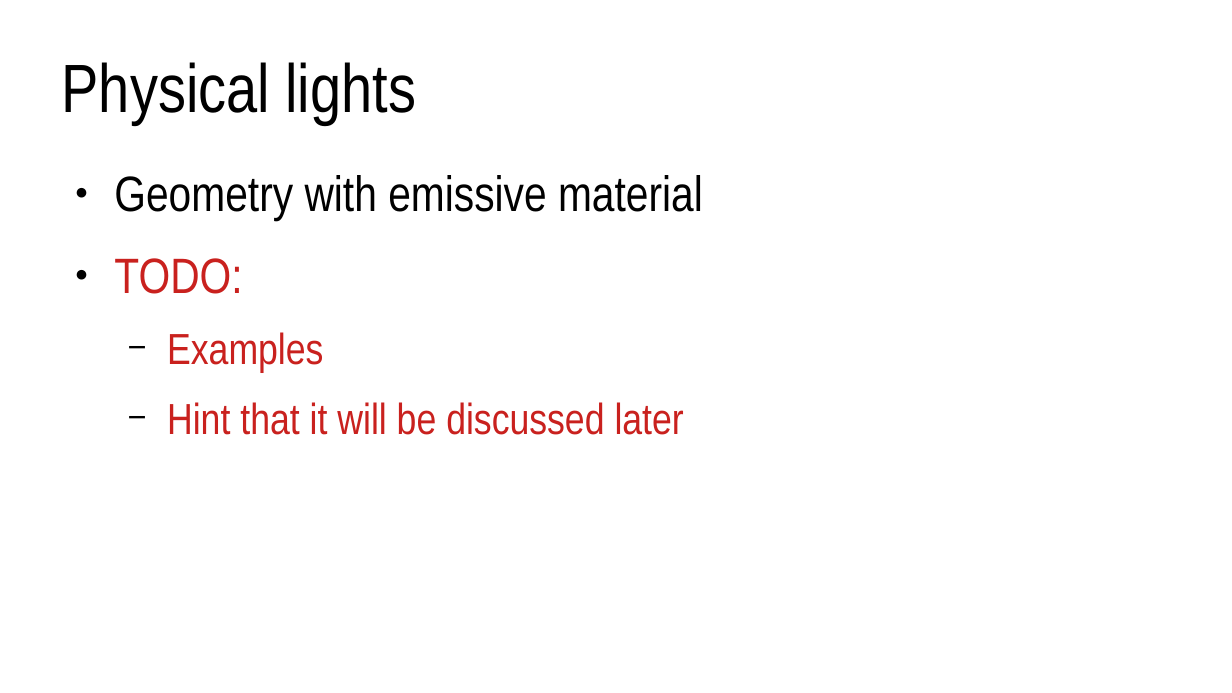
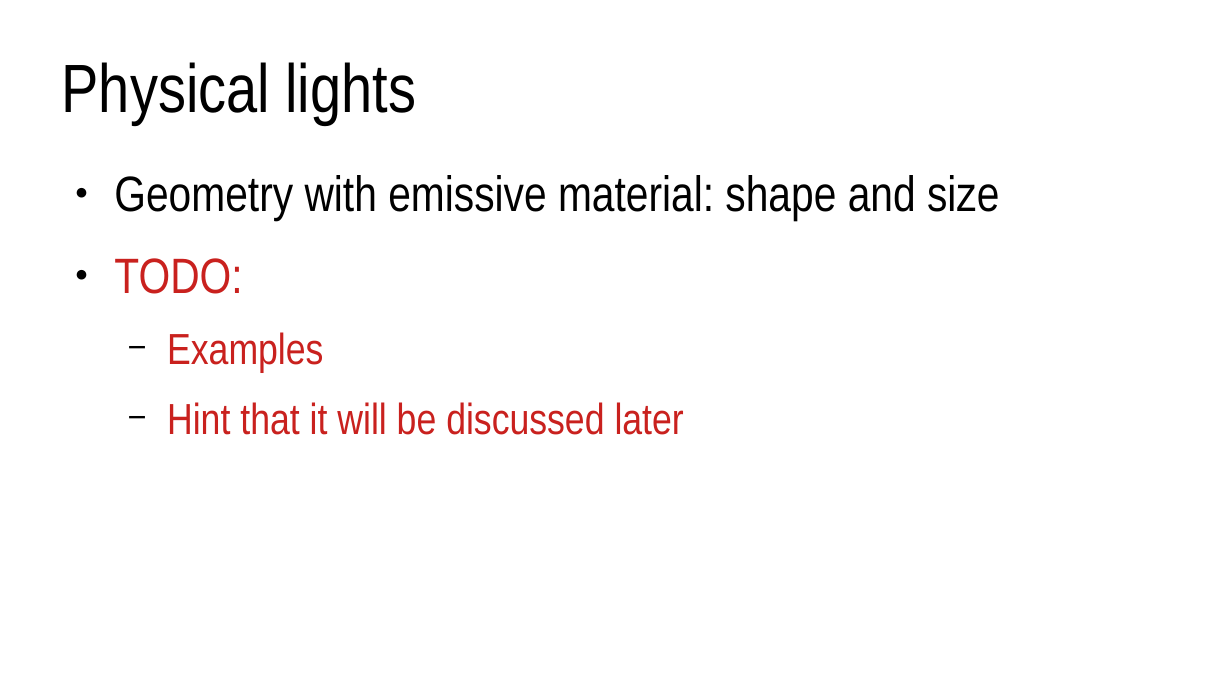
Before and after one commit to lorentzo/IntroductionToComputerGraphics, a slide deck: slide 22 of lectures/3_foundations_3d_scene/3_3_light.odp (slide 14 before the commit). Drawn at 1232x693 pixels with LibreOffice and Linux fonts; fonts in the diff are those of the drawing. Boxes give left, top, right and bottom in pixels: in the first picture for what was removed or moved away, otherwise in the second. Text is boxed around its words. In the diff, an @@ line names an element or a change of style, - is before the commit and + after.

Commit message:
light

```diff
--- a/lectures/3_foundations_3d_scene/3_3_light.odp
+++ b/lectures/3_foundations_3d_scene/3_3_light.odp
@@ text at <box>114,175,999,221</box>: text changed @@
-● Geometry with emissive material
+● Geometry with emissive material: shape and size
```
Also in this commit, not shown: 10 other slides changed, 13 slides added, 2 slides removed, 11 other files.
